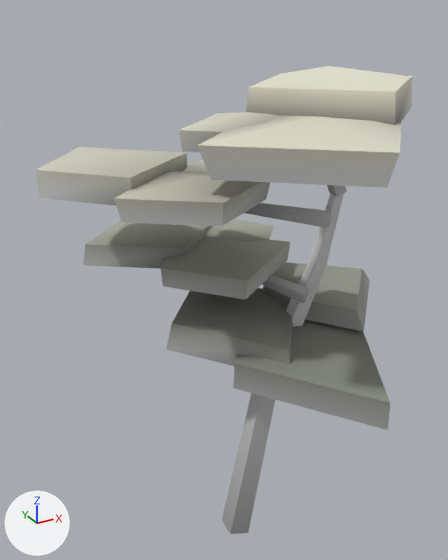
Two versions of the glTF model assets/models/fiordland/plants/beech_c.glb, one commit apart.
Camera for both pictures: a 50 mm camera at (-7.5, -11.97, 14.61) aimed at (-0.48, 0.8, 8.23). The lights are fixed; the arrows at lower left show +X, +Y and +Z. The picture after the commit comes second. Vertices at exactly the same position are counted once.

In view in the first picture: 'Crown.002', 'Trunk.002'.
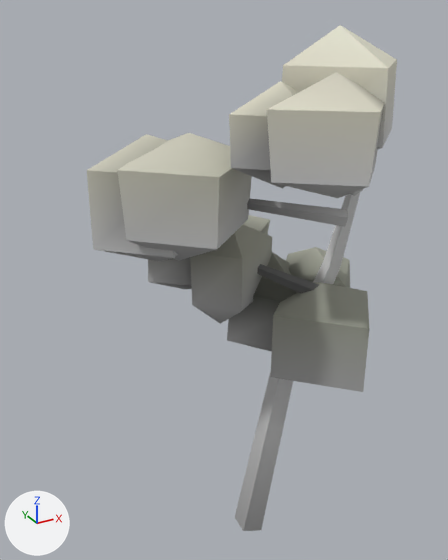
Boxes (x1, y1, x2, y2) around the edits, measured in the pictures (448 x 560 px; the box of a moved part takes in the faces that stretch with it):
'Crown.002', reshaped, recoloured (18% narrower): before (36, 66, 412, 430); after (87, 25, 397, 392)
'Trunk.002', moved: before (222, 186, 346, 534); after (235, 193, 360, 531)
part 1 of me_crown_002, moved or reshaped: before (233, 320, 390, 430); after (271, 282, 369, 392)
part 2 of me_crown_002, moved or reshaped: before (262, 275, 309, 303); after (257, 264, 319, 293)
part 3 of me_crown_002, moved or reshaped: before (245, 203, 332, 228); after (247, 198, 348, 227)
part 4 of me_crown_002, moved or reshaped: before (179, 112, 278, 152); after (229, 81, 298, 188)
part 5 of me_crown_002, moved or reshaped (mostly hidden afterwards): before (327, 185, 347, 197); after (351, 189, 363, 196)
part 6 of me_crown_002, moved or reshaped: before (36, 66, 412, 366); after (87, 25, 397, 351)
part 7 of me_crown_002, recoloured: before (83, 112, 390, 430); after (148, 82, 380, 392)
part 8 of me_crown_002, recoloured: before (36, 66, 412, 227); after (87, 25, 397, 261)
part 9 of me_crown_002, recoloured: before (41, 130, 337, 301); after (94, 115, 354, 324)

Diff of the bpy script that builds the scene:
```diff
--- a/assets/models/fiordland/plants/beech_c.glb.py
+++ b/assets/models/fiordland/plants/beech_c.glb.py
@@ me_crown_002 @@
 # used by ob_crown_002; location = (0.0, 0.0, 0.0)
-me_crown_002.from_pydata(...)  # 160 vertices, 256 faces; spans x -4.69..4.69, y -4.77..4.77, z 5.92..13.5
+me_crown_002.from_pydata(...)  # 160 vertices, 256 faces; spans x -3.75..3.75, y -3.6..3.6, z 5.32..14.3
+# me_crown_002 part 1: the loose piece of 10 vertices spanning x -1.16..2.76, y -3.96..1.97, z 5.92..7.09 is scaled about its middle by (0.764, 0.548, 2.56), then moved by (0.76, 0.28, 0.31)
+# me_crown_002 part 2: the loose piece of 10 vertices spanning x -0.27..1.24, y -0.76..1.22, z 7.82..8.59 is moved by (0.4, -0.1, 0.0)
+# me_crown_002 part 3: the loose piece of 10 vertices spanning x -1.13..1.48, y -1.14..0.4, z 9.87..10.62 is moved by (0.4, -0.1, 0.0)
+# me_crown_002 part 4: the loose piece of 10 vertices spanning x -2.59..0.45, y -2.61..0.12, z 11.88..12.74 is scaled about its middle by (0.77, 0.835, 2.54), then moved by (0.67, -0.1, -0.11)
+# me_crown_002 part 5: the loose piece of 10 vertices spanning x 0.54..1.66, y -1.56..-0.87, z 10.65..11.95 is moved by (0.4, -0.1, 0.0)
+# me_crown_002 part 6: 100 of 160 vertices moved; they spanned x -4.69..4.69, y -4.77..4.77, z 6.24..13.5 and now span x -3.75..3.75, y -3.6..3.6, z 5.68..14.3; mean shift (0.29, -0.15, -0.09); largest move (-2.09, 0.97, 6.55) -> (-0.27, 1.01, 6.31)
+# me_crown_002 part 7: 113 faces centred in x -2.78..3.81, y -2.94..3.68, z 6.09..12.59 are repainted in the vertex colours; the middle colour goes from grey #a8a9a3 to grey #96968c
+# me_crown_002 part 8: 67 faces centred in x -4.17..2.79, y -4.03..3.45, z 8.48..13.27 are repainted in the vertex colours; the middle colour goes from light grey #e4e4db to light grey #e0e0d9
+# me_crown_002 part 9: 53 faces centred in x -3.66..3.15, y -2.02..4.05, z 6.09..12.61 are repainted in the vertex colours; the middle colour goes from light grey #c4c5c1 to grey #bebeb8
+# other edits to the shape of me_crown_002 do not show in these pictures
 me_crown_002.materials.append(mat_paletteatlas)
@@ me_trunk_002 @@
 # used by ob_trunk_002; location = (0.0, 0.0, 0.0)
-me_trunk_002.from_pydata(...)  # 20 vertices, 36 faces; spans x -0.54..2.05, y -1.25..1.03, z 0.0..11.17
+me_trunk_002.from_pydata(...)  # 20 vertices, 36 faces; spans x -0.13..2.45, y -1.34..0.93, z 0.0..11.17
+# me_trunk_002 part 10: the whole mesh is moved by (0.4, -0.1, 0.0)
 me_trunk_002.materials.append(mat_paletteatlas)
```
